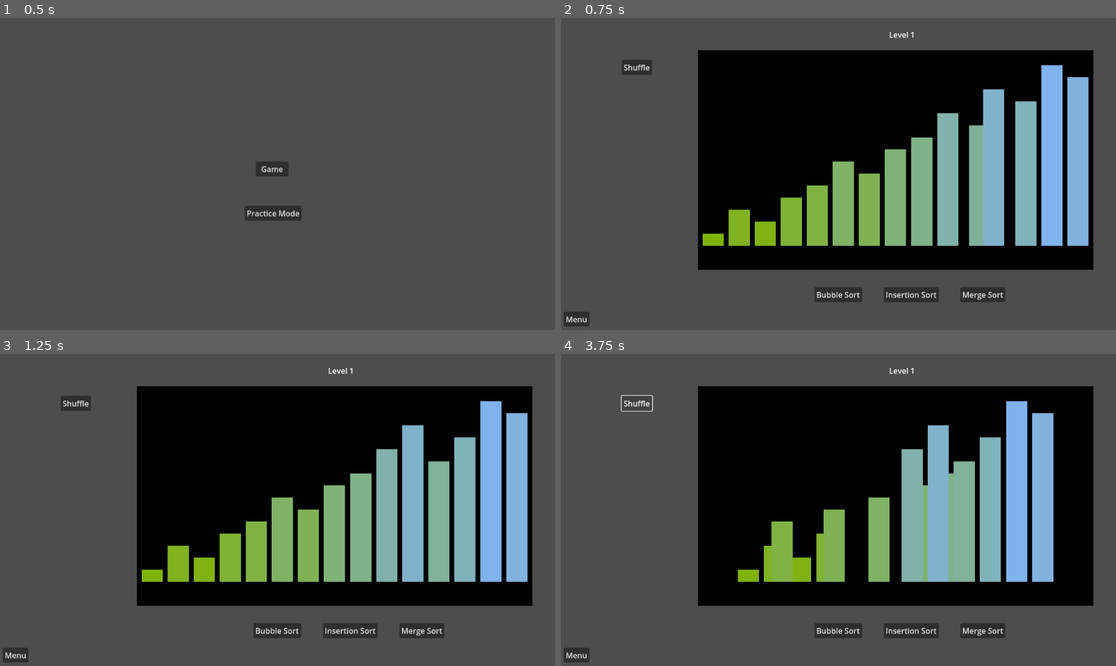
Above: before the commit, frames 1-4 (two rows, left to right).
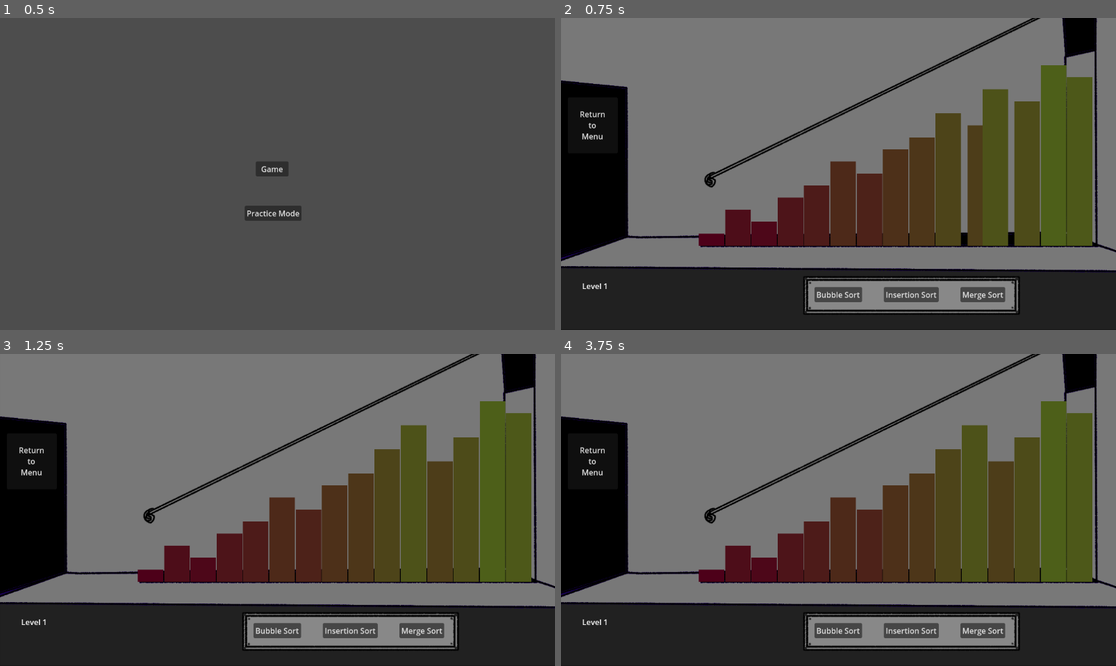
Above: after the commit, the same moments.

Repository: jematson/CS471ChappellChase
Game: Godot game, scene res://scenes/main_menu.tscn
Same seed, same stepped clock (60 frames per second), same inputs: the game is played once before the commit and once after it.
Inputs (mouse positions are in pixels of both pictures, inside the frame that each line leads up to):
- Up to frame 1 (0.5 s): no input
- Up to frame 2 (0.75 s): click "Game" at 0.5 s
- Up to frame 3 (1.25 s): no input
- Up to frame 4 (3.75 s): click "Menu" (after the commit: "Return to Menu") at 1.25 s; click "Practice Mode" at 2 s; click "Game" at 2.75 s; click (638, 403) at 3.5 s, where only the run before the commit has a clickable "Shuffle"

Frame 1 is identical in both runs. In frame 2, 97% of the frame differs, in the area x 0-100%, y 0-100%; in frame 3, 97%; in frame 4, 97%.

Commit message:
Add background to level, rearrange elements, change stair colors

Diff:
--- a/scenes/algorithm_menu.tscn
+++ b/scenes/algorithm_menu.tscn
@@ -1,15 +1,17 @@
 [gd_scene load_steps=2 format=3 uid="uid://c84hilvcwcvgs"]
 
-[ext_resource type="Script" uid="uid://bmy6qwbn3kess" path="res://source/algorithm_menu.gd" id="1_hi5xi"]
+[ext_resource type="Script" uid="uid://dv7l6s7e77h3a" path="res://source/algorithm_menu.gd" id="1_hi5xi"]
 
 [node name="AlgorithmMenu" type="Node2D"]
 script = ExtResource("1_hi5xi")
 
 [node name="ShuffleButton" type="Button" parent="."]
+visible = false
 offset_left = 126.0
 offset_top = 87.0
 offset_right = 189.0
 offset_bottom = 118.0
+disabled = true
 text = "Shuffle
 "
 
--- a/scenes/level.tscn
+++ b/scenes/level.tscn
@@ -1,36 +1,46 @@
-[gd_scene load_steps=5 format=3 uid="uid://exm1vyysobw5"]
+[gd_scene load_steps=6 format=3 uid="uid://exm1vyysobw5"]
 
 [ext_resource type="PackedScene" uid="uid://c84hilvcwcvgs" path="res://scenes/algorithm_menu.tscn" id="1_2q6dc"]
-[ext_resource type="Script" uid="uid://qrubdkt5g00h" path="res://source/level.gd" id="1_w8frs"]
+[ext_resource type="Script" uid="uid://c3js4fpuranuv" path="res://source/level.gd" id="1_w8frs"]
+[ext_resource type="Texture2D" uid="uid://d18elevb8e68q" path="res://scenes/chappellbasement.png" id="2_ppgk2"]
 [ext_resource type="PackedScene" uid="uid://crmsvxie0bwea" path="res://scenes/algorithm_executer.tscn" id="3_w8frs"]
-[ext_resource type="Script" uid="uid://daxgiemmru00h" path="res://sort_timer.gd" id="4_mx8sn"]
+[ext_resource type="Script" uid="uid://b6jv5mwtaerr3" path="res://sort_timer.gd" id="4_mx8sn"]
 
 [node name="Level" type="Node2D"]
 script = ExtResource("1_w8frs")
+
+[node name="TextureRect" type="TextureRect" parent="."]
+offset_left = -15.0
+offset_top = -21.0
+offset_right = 1178.0
+offset_bottom = 665.0
+texture = ExtResource("2_ppgk2")
 
 [node name="AlgorithmExecuter" parent="." instance=ExtResource("3_w8frs")]
 
 [node name="AlgorithmMenu" parent="." instance=ExtResource("1_2q6dc")]
 
 [node name="MenuButton" type="Button" parent="."]
-offset_left = 6.0
-offset_top = 610.0
-offset_right = 59.0
-offset_bottom = 641.0
-text = "Menu"
+offset_left = 14.0
+offset_top = 165.0
+offset_right = 118.0
+offset_bottom = 281.0
+text = "Return
+to
+Menu"
 
 [node name="LevelLabel" type="Label" parent="."]
-offset_left = 681.0
-offset_top = 23.0
-offset_right = 735.0
-offset_bottom = 46.0
+offset_left = 44.0
+offset_top = 545.0
+offset_right = 98.0
+offset_bottom = 568.0
 text = "Level 0"
 
 [node name="TimerLabel" type="Label" parent="."]
-offset_left = 285.0
-offset_top = 23.0
-offset_right = 325.0
-offset_bottom = 46.0
+offset_left = 49.0
+offset_top = 593.0
+offset_right = 89.0
+offset_bottom = 616.0
 script = ExtResource("4_mx8sn")
 
 [connection signal="pressed" from="MenuButton" to="." method="_on_menu_button_pressed"]
--- a/scenes/stair_display.tscn
+++ b/scenes/stair_display.tscn
@@ -10,4 +10,4 @@
 offset_top = 67.0
 offset_right = 1105.0
 offset_bottom = 523.0
-color = Color(0, 0, 0, 1)
+color = Color(0, 0, 0, 0)
--- a/source/stair_display.gd
+++ b/source/stair_display.gd
@@ -20,10 +20,10 @@
 func draw_stairs(stair_array) -> void:
 	current_stairs = []
 	var num_stairs = stair_array.size()
-	var stair_width = (bg_width - (10 * (num_stairs + 1))) / num_stairs
-	var blue_increment = 0.0
+	var stair_width = (bg_width - (2 * (num_stairs + 1))) / num_stairs
+	var color_increment = 0.0
 	for i in range(num_stairs):
-		var stairx = bg_position[0] + i * (stair_width + 10) + 10
+		var stairx = bg_position[0] + i * (stair_width + 2) + 2
 		var stairh = stair_array[i] * 25
 		var stairy = bottom_floor - stairh
 
@@ -34,10 +34,10 @@
 		new_node.set_position(Vector2(stairx, stairy))
 		new_node.target_pos = (Vector2(stairx, stairy))
 		new_node.set_size(Vector2(stair_width, stairh))
-		new_node.color = Color(0.5, 0.7, blue_increment)
+		new_node.color = Color(0.3, color_increment, 0.1)
 		add_child(new_node)
 		current_stairs.append(new_node)
-		blue_increment += 1.0 / 15.0
+		color_increment += 0.4 / 15.0
 
 
 func update_stair_positions(new_stairs):
Binary file added: scenes/chappellbasement.png
Not shown, added: scenes/chappellbasement.png.import
Not shown: 1 places in scenes/stair_display.tscn that only renumber resources
